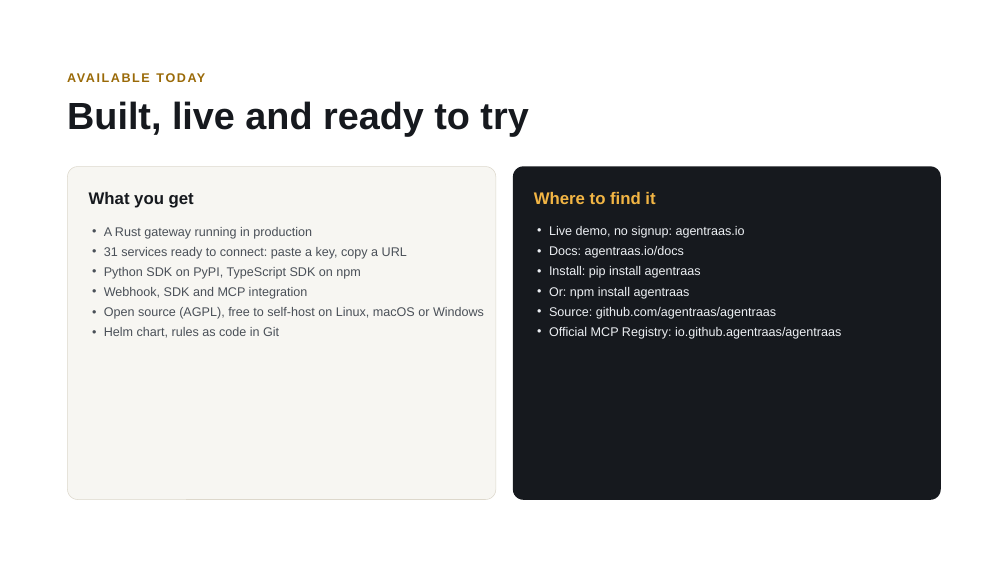
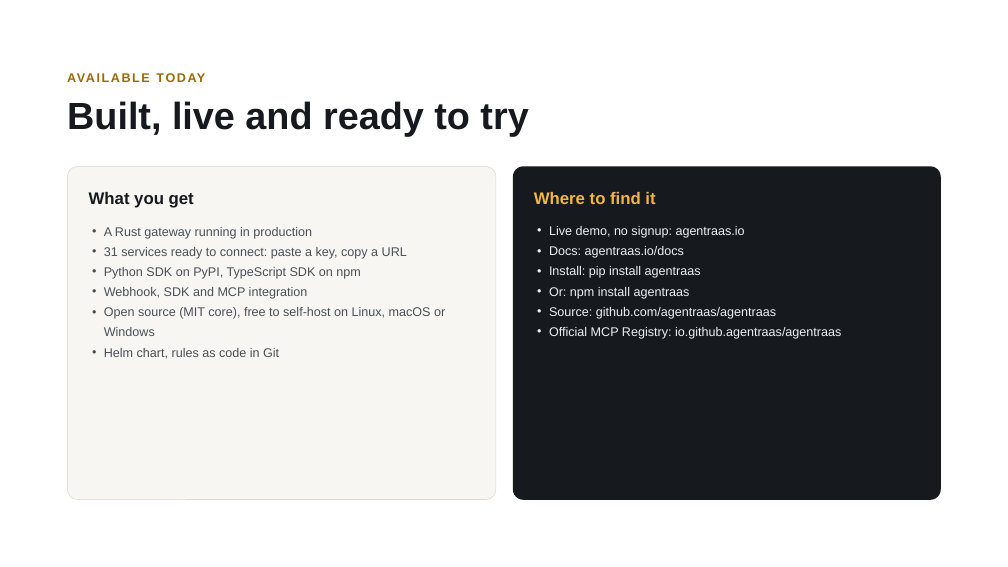
Before and after one commit to agentraas/agentraas, a slide deck: slide 12 of docs/presentations/AgentRaaS-deck.pptx. Drawn at 1008x567 pixels with LibreOffice and Linux fonts; fonts in the diff are those of the drawing. Boxes give left, top, right and bottom in pixels: in the first picture for what was removed or moved away, otherwise in the second. Text is boxed around its words. In the diff, an @@ line names an element or a change of style, - is before the commit and + after.

Commit message:
Deck exports from version 30: MIT core license
The PDF and PowerPoint still said the server is AGPL-3.0, three slides
behind the relicense.

```diff
--- a/docs/presentations/AgentRaaS-deck.pptx
+++ b/docs/presentations/AgentRaaS-deck.pptx
@@ text at bbox=[104, 307, 445, 336]: text changed @@
-• Open source (AGPL), free to self-host on Linux, macOS or Windows
+• Open source (MIT core), free to self-host on Linux, macOS or Windows
```
Also in this commit, not shown: 2 other slides changed, 1 other file.
